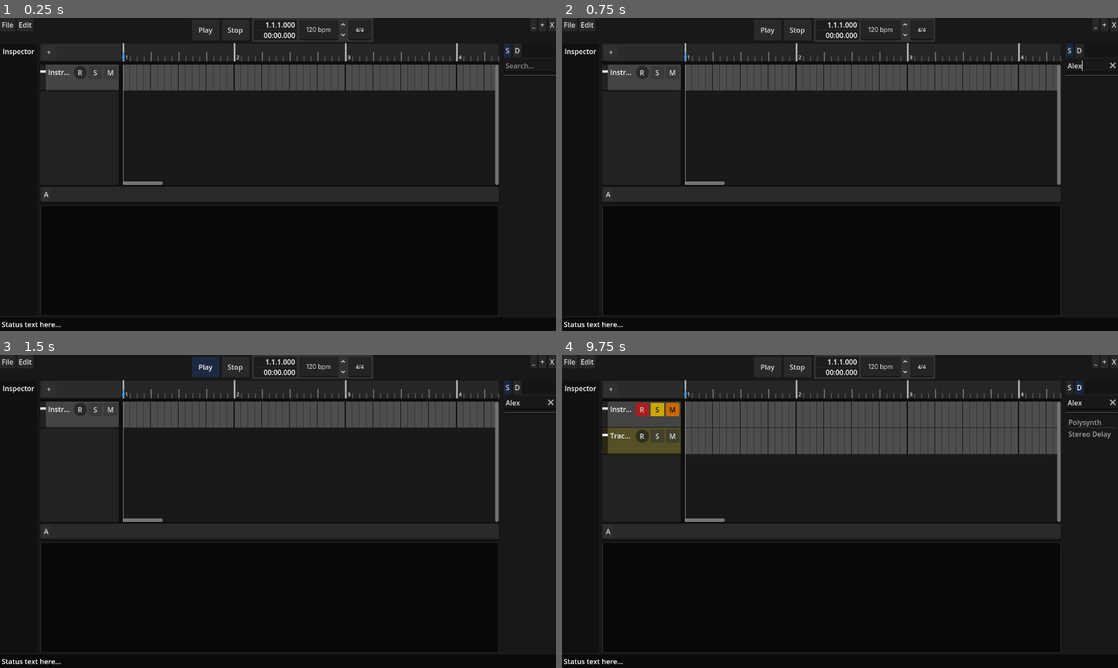
Above: before the commit, frames 1-4 (two rows, left to right).
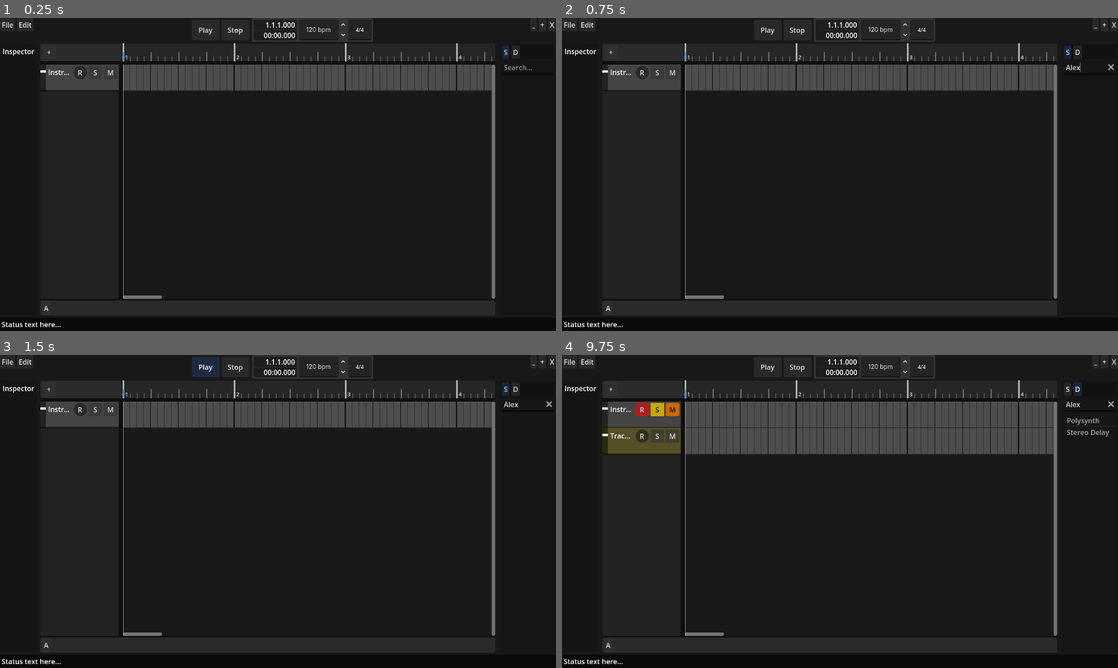
Above: after the commit, the same moments.

Repository: petterthowsen/Sonara
Game: Godot game, scene res://editor/Editor.tscn
Same seed, same stepped clock (60 frames per second), same inputs: the game is played once before the commit and once after it.
Inputs (mouse positions are in pixels of both pictures, inside the frame that each line leads up to):
- Up to frame 1 (0.25 s): no input
- Up to frame 2 (0.75 s): click (1090, 64) at 0.52 s; type "Alex" at 0.6 s
- Up to frame 3 (1.5 s): click "Play" at 1.25 s
- Up to frame 4 (9.75 s): click "Play" at 2 s; click "Stop" at 2.75 s; click "_" at 3.5 s; click "+" at 4.25 s; click "+" at 5 s; click "R" at 5.75 s; click "S" at 6.5 s; click "M" at 7.25 s; click "A" at 8 s; click "S" at 8.75 s; click "D" at 9.5 s

The runs differ from the first frame. In frame 1, 9.1% of the frame differs, in the area x 7-100%, y 8-95%; in frame 2, 9.1%; in frame 3, 9.1%; in frame 4, 9.3%.

Commit message:
plugin parameters working

Diff:
--- a/Godot/AudioEngineOSC.gd
+++ b/Godot/AudioEngineOSC.gd
@@ -101,8 +101,10 @@
 func listen(address: String, callback: Callable) -> void:
 	"""Register a callback for incoming OSC messages matching the address.
 
-	The callback will be called with the OSC message arguments (values).
-	Example: listen('/channel/1/peak', _on_peak_received)
+	The callback will be called with the OSC message arguments as an Array.
+	Example: listen('/channel/1/peak', func(args: Array): print(args[0], args[1]))
+
+	Note: Callbacks always receive an Array, even for single-value messages.
 	"""
 	if not listeners.has(address):
 		listeners[address] = []
@@ -135,11 +137,19 @@
 			engine_connected.emit()
 			print("[AudioEngineOSC] Engine connected!")
 
+	# Normalize values to always be an Array for consistent callback interface
+	var args: Array
+	if values is Array:
+		args = values
+	else:
+		# Single value - wrap in array
+		args = [values]
+
 	# Route to registered listeners
 	if listeners.has(address):
 		for callback in listeners[address]:
-			callback.call(values)
+			callback.call(args)
 
 	# Debug logging for unhandled messages (at reduced frequency)
 	elif randf() > 0.99:
-		print("[AudioEngineOSC] Unhandled message: ", address, " = ", values)
+		print("[AudioEngineOSC] Unhandled message: ", address, " = ", args)
--- a/Godot/browser/Browser.tscn
+++ b/Godot/browser/Browser.tscn
@@ -1,6 +1,13 @@
-[gd_scene load_steps=2 format=3 uid="uid://8vyptyjju6y8"]
+[gd_scene load_steps=3 format=3 uid="uid://8vyptyjju6y8"]
 
 [ext_resource type="Script" uid="uid://bc01lde4l6svk" path="res://browser/Browser.gd" id="1_ugyrj"]
+
+[sub_resource type="StyleBoxLine" id="StyleBoxLine_ugyrj"]
+content_margin_left = 4.0
+content_margin_top = 0.0
+content_margin_right = 4.0
+content_margin_bottom = 0.0
+color = Color(0.30078125, 0.30078125, 0.30078125, 1)
 
 [node name="Browser" type="VBoxContainer"]
 anchors_preset = 15
@@ -38,7 +45,9 @@
 select_all_on_focus = true
 
 [node name="HSeparator" type="HSeparator" parent="Content/VBox"]
+visible = false
 layout_mode = 2
+theme_override_styles/separator = SubResource("StyleBoxLine_ugyrj")
 
 [node name="Tabs" type="ScrollContainer" parent="Content/VBox"]
 custom_minimum_size = Vector2(120, 0)
--- a/Godot/components/SmartLineEdit.gd
+++ b/Godot/components/SmartLineEdit.gd
@@ -1,3 +1,4 @@
+@tool
 class_name SmartLineEdit extends Control
 
 ## Value type enum: NUMERIC for float/int values, STRING for text values
--- a/Godot/data/Channel.gd
+++ b/Godot/data/Channel.gd
@@ -33,6 +33,7 @@
 signal device_added(device_instance: DeviceInstance, position: int)
 signal device_removed(position: int, device_id: String)
 signal device_parameter_changed(position: int, param_id: int, value: float)
+signal device_parameters_updated(position: int)  # Emitted when plugin parameters are loaded
 
 # ============================================================================
 # PROPERTIES
@@ -76,6 +77,10 @@
 
 # Connection state
 var _is_connected: bool = false
+
+# Plugin parameter query tracking
+var _pending_param_queries: Dictionary = {}  # {device_position: expected_param_count}
+var _param_listeners: Dictionary = {}  # {device_position: {count: Callable, info: Callable}}
 
 # Helper properties
 var is_bus : bool:
@@ -126,6 +131,12 @@
 
 	# Unlisten from OSC messages
 	AudioEngineOSC.unlisten("/channel/%d/peak" % id, _on_peak_received)
+
+	# Unlisten from device parameter listeners
+	for device_pos in _param_listeners.keys():
+		_unlisten_device_params(device_pos)
+	_pending_param_queries.clear()
+	_param_listeners.clear()
 
 	_is_connected = false
 	print("[Channel %d] Disconnected from audio engine" % id)
@@ -341,6 +352,10 @@
 		# Also sync the device's parameters
 		device_instance.sync_to_engine()
 
+		# For plugin devices (CLAP/LV2/VST3), query parameters from engine
+		if device_instance.device.device_type != Device.DeviceType.BuiltIn:
+			_query_plugin_parameters(position)
+
 	# Connect to device parameter changes
 	device_instance.parameter_changed.connect(_on_device_parameter_changed.bindv([position]))
 
@@ -462,3 +477,113 @@
 	#     channel.send_channels.append(SendConfig.from_json(send_data))
 
 	return channel
+
+
+# ============================================================================
+# PLUGIN PARAMETER QUERY
+# ============================================================================
+
+## Query plugin parameters for a device at the specified position
+func _query_plugin_parameters(device_pos: int) -> void:
+	"""Query parameters from a plugin device and setup listeners."""
+	if device_pos < 0 or device_pos >= devices.size():
+		return
+
+	# Setup listeners for this specific device position
+	_listen_device_params(device_pos)
+
+	# Track that we're expecting a response
+	_pending_param_queries[device_pos] = 0  # Will be set when we receive count
+
+	# Send query to engine
+	AudioEngineOSC.send("/plugin/get_parameters", [id, device_pos])
+	print("[Channel %d] Querying parameters for device at position %d" % [id, device_pos])
+
+
+## Setup OSC listeners for a specific device position
+func _listen_device_params(device_pos: int) -> void:
+	var count_addr = "/channel/%d/device/%d/param/count" % [id, device_pos]
+	var info_addr = "/channel/%d/device/%d/param/info" % [id, device_pos]
+
+	# Create and store callables so we can unlisten later
+	var count_callable = func(args): _on_device_param_count_received(args, device_pos)
+	var info_callable = func(args): _on_device_param_info_received(args, device_pos)
+
+	_param_listeners[device_pos] = {
+		"count": count_callable,
+		"info": info_callable
+	}
+
+	AudioEngineOSC.listen(count_addr, count_callable)
+	AudioEngineOSC.listen(info_addr, info_callable)
+
+
+## Remove OSC listeners for a specific device position
+func _unlisten_device_params(device_pos: int) -> void:
+	if device_pos not in _param_listeners:
+		return
+
+	var count_addr = "/channel/%d/device/%d/param/count" % [id, device_pos]
+	var info_addr = "/channel/%d/device/%d/param/info" % [id, device_pos]
+
+	var listeners = _param_listeners[device_pos]
+	AudioEngineOSC.unlisten(count_addr, listeners["count"])
+	AudioEngineOSC.unlisten(info_addr, listeners["info"])
+
+	_param_listeners.erase(device_pos)
+
+
+## Handle parameter count received from engine
+func _on_device_param_count_received(args: Array, device_pos: int) -> void:
+	if args.size() < 1:
+		push_warning("[Channel %d] Invalid param count message" % id)
+		return
+
+	var count: int = args[0]
+	_pending_param_queries[device_pos] = count
+	print("[Channel %d] Device %d has %d parameters" % [id, device_pos, count])
+
+
+## Handle parameter info received from engine
+func _on_device_param_info_received(args: Array, device_pos: int) -> void:
+	if args.size() < 5:
+		push_warning("[Channel %d] Invalid param info message" % id)
+		return
+
+	if device_pos < 0 or device_pos >= devices.size():
+		return
+
+	var param_id: int = args[0]
+	var param_name: String = args[1]
+	var min_val: float = args[2]
+	var max_val: float = args[3]
+	var default_val: float = args[4]
+
+	# Get the device instance
+	var device_instance = devices[device_pos]
+	var device = device_instance.device
+
+	# Create DeviceParameter and add to device
+	var param = DeviceParameter.new(param_id, param_name, "")
+	param.min_value = min_val
+	param.max_value = max_val
+	param.default_value = default_val
+	device.add_parameter(param)
+
+	# Initialize parameter value in device instance
+	device_instance.parameter_values[param_id] = param.value_to_normalized(default_val)
+
+	print("[Channel %d] Device %d param %d: %s [%.2f - %.2f, default %.2f]" %
+		[id, device_pos, param_id, param_name, min_val, max_val, default_val])
+
+	# Check if we've received all parameters
+	if device_pos in _pending_param_queries:
+		var expected_count = _pending_param_queries[device_pos]
+		var received_count = device.parameters.size()
+
+		if received_count >= expected_count:
+			# All parameters received, emit signal and cleanup
+			_pending_param_queries.erase(device_pos)
+			_unlisten_device_params(device_pos)
+			device_parameters_updated.emit(device_pos)
+			print("[Channel %d] All parameters loaded for device %d" % [id, device_pos])
--- a/Godot/device_lane/DevicePanel.gd
+++ b/Godot/device_lane/DevicePanel.gd
@@ -15,7 +15,7 @@
 var device : DeviceInstance
 
 
-func _unbind_from_device(dev : DeviceInstance):
+func _unbind_from_device(_dev : DeviceInstance):
 	_clear_parameter_controls()
 
 
@@ -28,6 +28,12 @@
 	enabled.value = dev.enabled
 	name_label.text = dev.get_display_name()
 	_create_parameter_controls()
+
+	# Listen for parameter updates (for plugins that load params asynchronously)
+	var channel = Sonara.editor.project.get_channel_by_id(dev.channel_id)
+	if channel:
+		if not channel.device_parameters_updated.is_connected(_on_device_parameters_updated):
+			channel.device_parameters_updated.connect(_on_device_parameters_updated)
 
 
 func _create_parameter_controls() -> void:
@@ -58,3 +64,15 @@
 	# Setup the control with device instance and parameter ID
 	control.setup(device, param.id)
 	parameters_box.add_child(control)
+
+
+## Handle device parameters updated (for plugins that load parameters asynchronously)
+func _on_device_parameters_updated(device_pos: int) -> void:
+	if not device:
+		return
+
+	# Check if this update is for our device
+	if device.position == device_pos:
+		print("[DevicePanel] Parameters updated for device %s, refreshing UI" % device.device.name)
+		_clear_parameter_controls()
+		_create_parameter_controls()
--- a/Godot/editor/Editor.gd
+++ b/Godot/editor/Editor.gd
@@ -577,10 +577,9 @@
 
 func _on_playhead_received(values) -> void:
 	"""Called when audio engine sends playhead update."""
+	# AudioEngineOSC normalizes all values to Array, so extract first element
 	var tick_value = 0
-	if values is int:
-		tick_value = values
-	elif values is Array and values.size() > 0:
+	if values is Array and values.size() > 0:
 		tick_value = values[0]
 	else:
 		print("[Editor] WARNING: Unexpected playhead format: ", values)
@@ -599,21 +598,23 @@
 
 func _on_playing_received(values) -> void:
 	"""Called when audio engine playing state changes."""
-	if values is int:
-		var playing = values != 0
-		if is_playing != playing:
-			is_playing = playing
-
-			# Update UI
-			if play_button:
-				play_button.set_pressed_no_signal(playing)
-
-			# Emit signals
-			if playing:
-				playback_started.emit()
-				set_process(true)
-				print("[Editor] Playback started (from engine)")
-			else:
-				playback_stopped.emit()
-				set_process(false)
-				print("[Editor] Playback stopped (from engine)")
+	# AudioEngineOSC normalizes all values to Array, so extract first element
+	var playing_value = values[0] if values is Array and values.size() > 0 else values
+	var playing = (playing_value != 0)
+
+	if is_playing != playing:
+		is_playing = playing
+
+		# Update UI
+		if play_button:
+			play_button.set_pressed_no_signal(playing)
+
+		# Emit signals
+		if playing:
+			playback_started.emit()
+			set_process(true)
+			print("[Editor] Playback started (from engine)")
+		else:
+			playback_stopped.emit()
+			set_process(false)
+			print("[Editor] Playback stopped (from engine)")
--- a/Godot/editor/Editor.tscn
+++ b/Godot/editor/Editor.tscn
@@ -57,7 +57,7 @@
 content_margin_top = 6.0
 content_margin_right = 6.0
 content_margin_bottom = 6.0
-bg_color = Color(0.0627451, 0.0627451, 0.0627451, 1)
+bg_color = Color(0.08235294, 0.08235294, 0.08235294, 1)
 corner_radius_top_left = 3
 corner_radius_top_right = 3
 corner_radius_bottom_right = 3
@@ -65,7 +65,7 @@
 corner_detail = 5
 
 [sub_resource type="StyleBoxFlat" id="StyleBoxFlat_85wto"]
-bg_color = Color(0.03137255, 0.03137255, 0.03137255, 1)
+bg_color = Color(0.08235294, 0.08235294, 0.08235294, 1)
 border_width_left = 1
 border_width_top = 1
 border_width_right = 1
@@ -83,11 +83,11 @@
 corner_radius_bottom_left = 3
 
 [sub_resource type="StyleBoxFlat" id="StyleBoxFlat_i1ssp"]
-content_margin_left = 0.0
-content_margin_top = 0.0
-content_margin_right = 0.0
-content_margin_bottom = 0.0
-bg_color = Color(0.12, 0.12, 0.12, 1)
+content_margin_left = 4.0
+content_margin_top = 4.0
+content_margin_right = 4.0
+content_margin_bottom = 4.0
+bg_color = Color(0.08235294, 0.08235294, 0.08235294, 1)
 corner_radius_top_left = 3
 corner_radius_top_right = 3
 corner_radius_bottom_right = 3
@@ -284,6 +284,7 @@
 size_flags_vertical = 3
 
 [node name="Secondary" type="PanelContainer" parent="VBox/Main/HSplitContainer/HSplit/CenterArea/VSplit"]
+visible = false
 layout_mode = 2
 size_flags_vertical = 3
 size_flags_stretch_ratio = 0.7
Not shown, changed: Engine/Cargo.lock
Not shown, changed: Engine/Cargo.toml
Not shown, changed: Engine/src/audio/devices/clap_host/adapter.rs
Not shown, changed: Engine/src/osc/server.rs
Not shown, changed: PLUGIN_OSC_PROTOCOL.md
Not shown, added: PLUGIN_PARAM_UI_IMPLEMENTATION.md
Not shown, changed: plan.md
